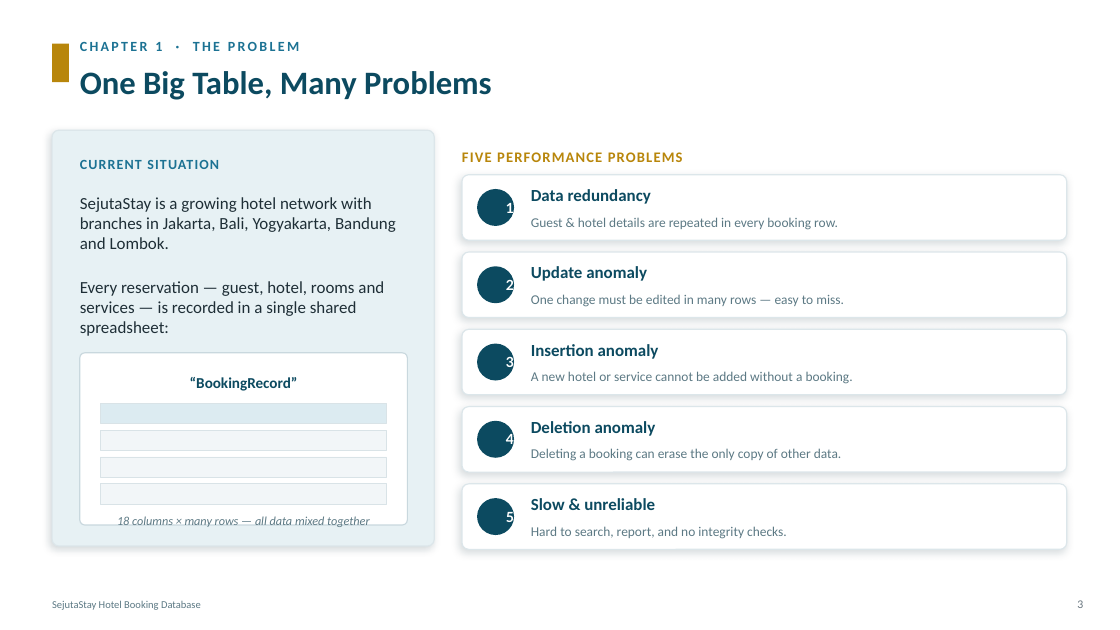
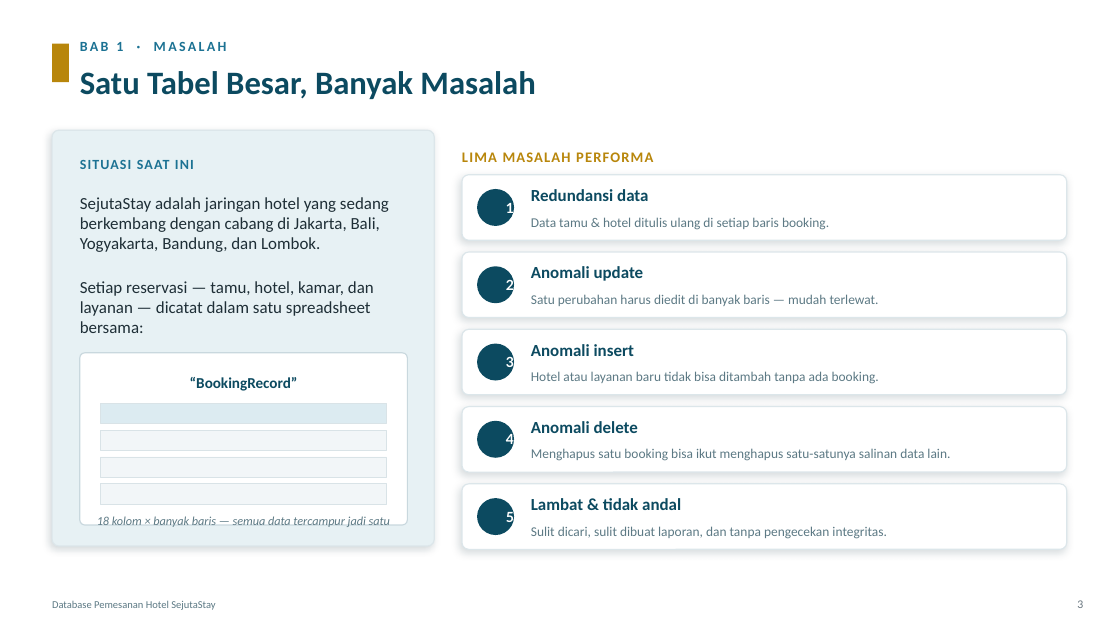
Before and after one commit to steffenkwik/Database-Project, a slide deck: slide 3 of Submission/(sub) SejutaStay_Presentation.pptx. Drawn at 1120x630 pixels with LibreOffice and Linux fonts; fonts in the diff are those of the drawing. Boxes give left, top, right and bottom in pixels: in the first picture for what was removed or moved away, otherwise in the second. Text is boxed around its words. In the diff, an @@ line names an element or a change of style, - is before the commit and + after.

```diff
--- a/Submission/(sub) SejutaStay_Presentation.pptx
+++ b/Submission/(sub) SejutaStay_Presentation.pptx
@@ text at [80,42,227,51]: text changed @@
-CHAPTER 1 · THE PROBLEM
+BAB 1 · MASALAH
@@ text at [80,71,535,99]: text changed @@
-One Big Table, Many Problems
+Satu Tabel Besar, Banyak Masalah
@@ text at [80,160,194,169]: text changed @@
-CURRENT SITUATION
+SITUASI SAAT INI
@@ text at [462,152,653,162]: text changed @@
-FIVE PERFORMANCE PROBLEMS
+LIMA MASALAH PERFORMA
@@ text at [80,197,389,252]: text changed @@
-SejutaStay is a growing hotel network with branches in Jakarta, Bali, Yogyakarta, Bandung and Lombok.
+SejutaStay adalah jaringan hotel yang sedang berkembang dengan cabang di Jakarta, Bali, Yogyakarta, Bandung, dan Lombok.
@@ text at [531,189,648,201]: text changed @@
-Data redundancy
+Redundansi data
@@ text at [531,217,829,230]: text changed @@
-Guest & hotel details are repeated in every booking row.
+Data tamu & hotel ditulis ulang di setiap baris booking.
@@ text at [531,266,644,281]: text changed @@
-Update anomaly
+Anomali update
@@ text at [80,281,374,333]: text changed @@
-Every reservation — guest, hotel, rooms and services — is recorded in a single shared spreadsheet:
+Setiap reservasi — tamu, hotel, kamar, dan layanan — dicatat dalam satu spreadsheet bersama:
@@ text at [531,294,879,306]: text changed @@
-One change must be edited in many rows — easy to miss.
+Satu perubahan harus diedit di banyak baris — mudah terlewat.
@@ text at [531,344,634,356]: text changed @@
-Insertion anomaly
+Anomali insert
@@ text at [531,371,879,384]: text changed @@
-A new hotel or service cannot be added without a booking.
+Hotel atau layanan baru tidak bisa ditambah tanpa ada booking.
@@ text at [531,421,638,433]: text changed @@
-Deletion anomaly
+Anomali delete
@@ text at [531,448,950,461]: text changed @@
-Deleting a booking can erase the only copy of other data.
+Menghapus satu booking bisa ikut menghapus satu-satunya salinan data lain.
@@ text at [531,498,681,510]: text changed @@
-Slow & unreliable
+Lambat & tidak andal
@@ text at [97,516,390,527]: text changed @@
-18 columns × many rows — all data mixed together
+18 kolom × banyak baris — semua data tercampur jadi satu
@@ text at [531,526,887,539]: text changed @@
-Hard to search, report, and no integrity checks.
+Sulit dicari, sulit dibuat laporan, dan tanpa pengecekan integritas.
@@ text at [52,601,215,610]: text changed @@
-SejutaStay Hotel Booking Database
+Database Pemesanan Hotel SejutaStay
```
Also in this commit, not shown: 14 other slides changed, 2 other files.
